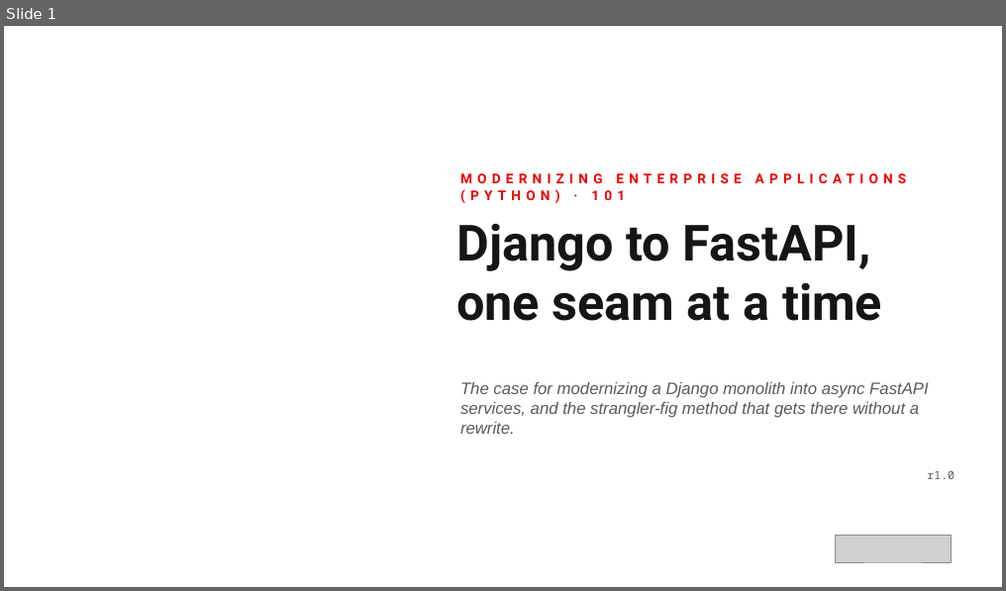
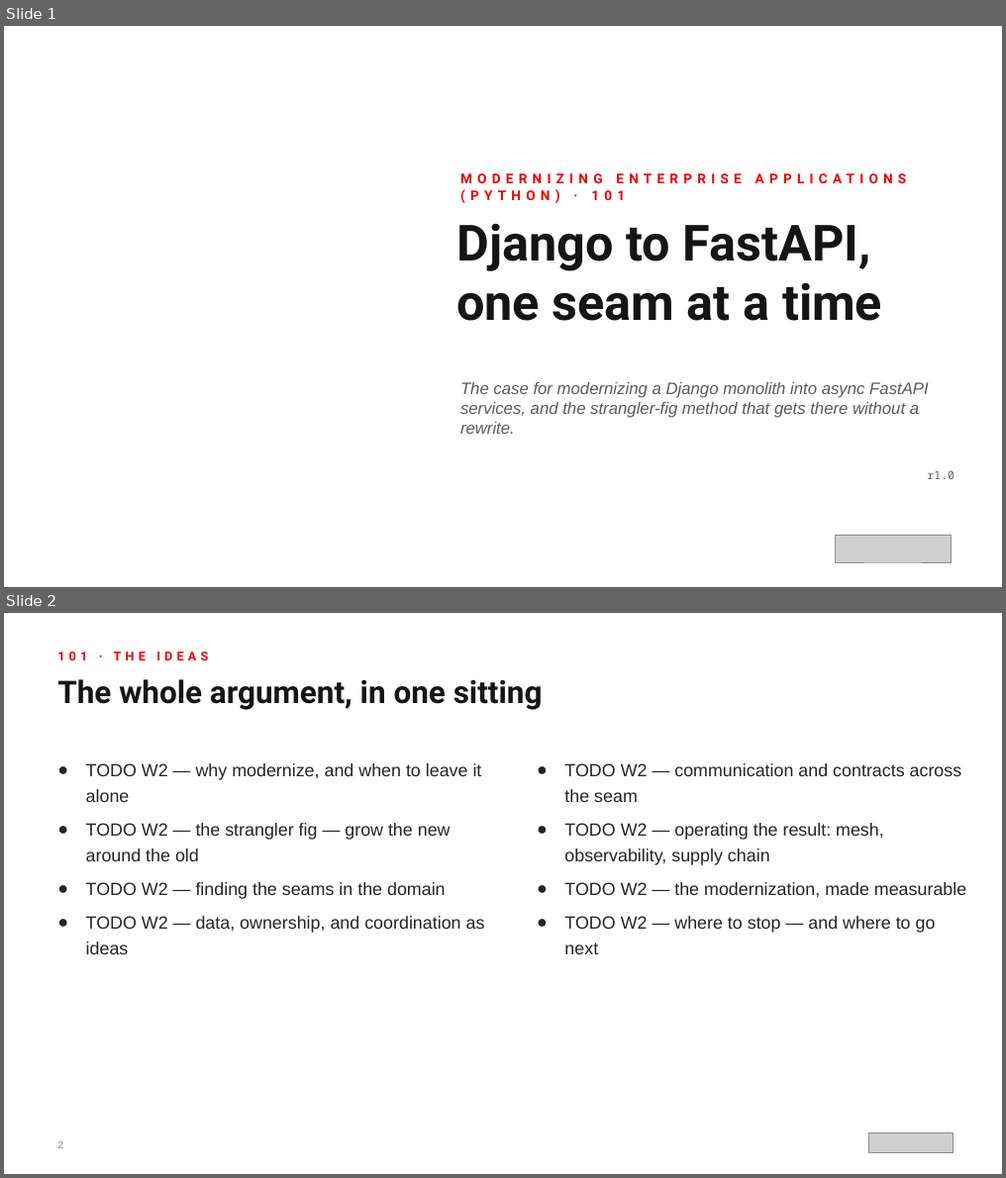
Before and after one commit to patterncatalyst/modernizing-enterprise-applications-python, a slide deck: presentation/modernizing-101/Modernizing_101-r1.0.pptx. Shown one above the other, each under a label of ours: slide 1 before the commit, slides 1 and 2 after it. The pictures are 1006x591 and 1006x1178 pixels, drawn with LibreOffice and Linux fonts; fonts in the diff are those of the drawing; grey boxes stand for pictures; background and template pictures are left out. Boxes give left, top, right and bottom in pixels: in the first picture for what was removed or moved away, otherwise in the second. Text is boxed around its words. In the diff, an @@ line names an element or a change of style, - is before the commit and + after.

```diff
--- a/presentation/modernizing-101/Modernizing_101-r1.0.pptx
+++ b/presentation/modernizing-101/Modernizing_101-r1.0.pptx
@@ slide 2 added at <box>4,613,1002,1174</box>, background #FFFFFF @@
@@ text added at <box>57,652,208,661</box>, 12 pt, text #EE0000, bold @@
+101 · THE IDEAS
@@ text added at <box>57,679,543,710</box>, 30 pt, text #151515, bold @@
+The whole argument, in one sitting
@@ text added at <box>86,763,485,955</box>, 17 pt, text #242424 @@
+● TODO W2 — why modernize, and when to leave it alone
+● TODO W2 — the strangler fig — grow the new around the old
+● TODO W2 — finding the seams in the domain
+● TODO W2 — data, ownership, and coordination as ideas
@@ text added at <box>564,763,966,955</box>, 17 pt, text #242424 @@
+● TODO W2 — communication and contracts across the seam
+● TODO W2 — operating the result: mesh, observability, supply chain
+● TODO W2 — the modernization, made measurable
+● TODO W2 — where to stop — and where to go next
@@ text added at <box>57,1142,63,1149</box>, 10 pt, text #8A8A8A @@
+2
@@ picture added at <box>868,1134,953,1154</box> @@
```
Also in this commit, not shown: 1 slide changed, 19 other slides added, 5 other files.
